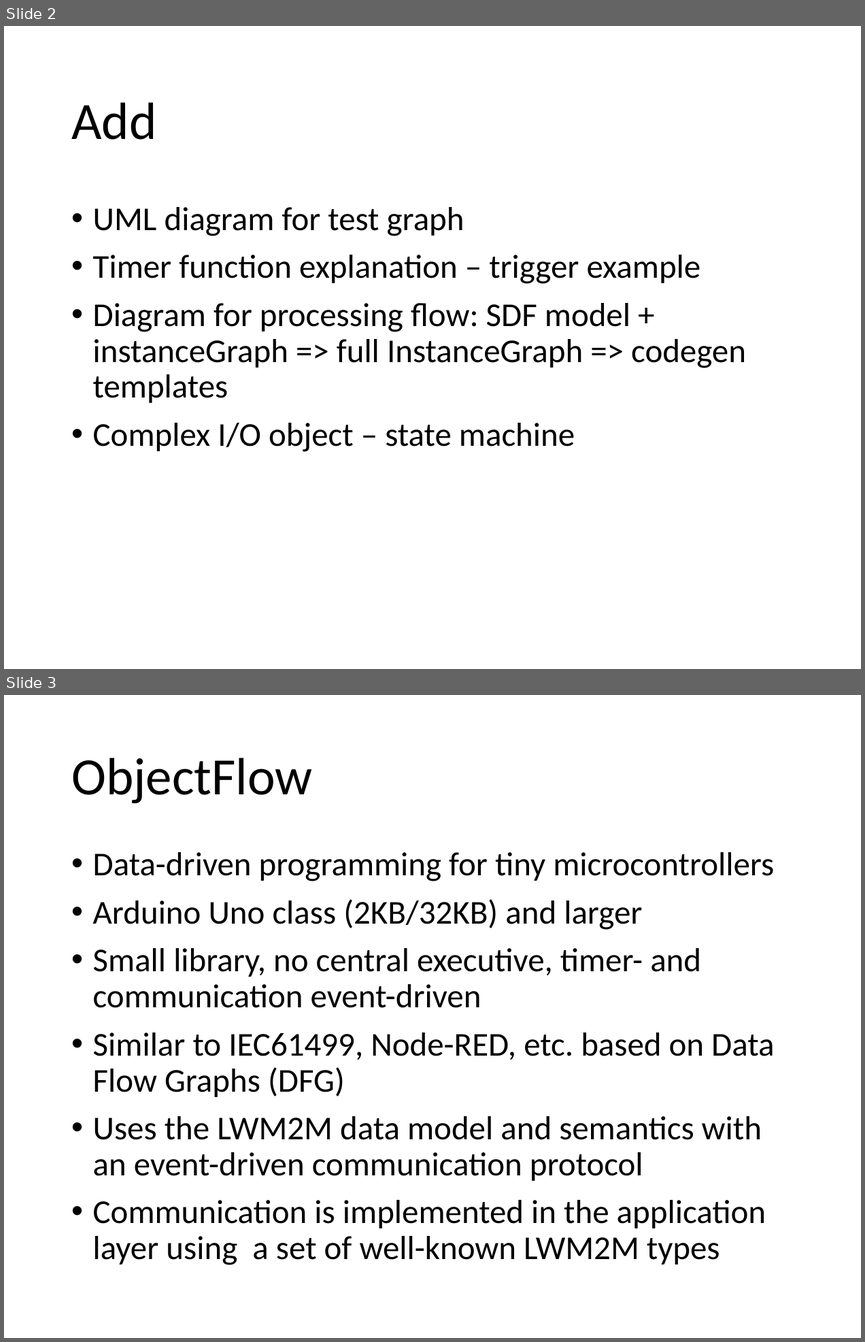
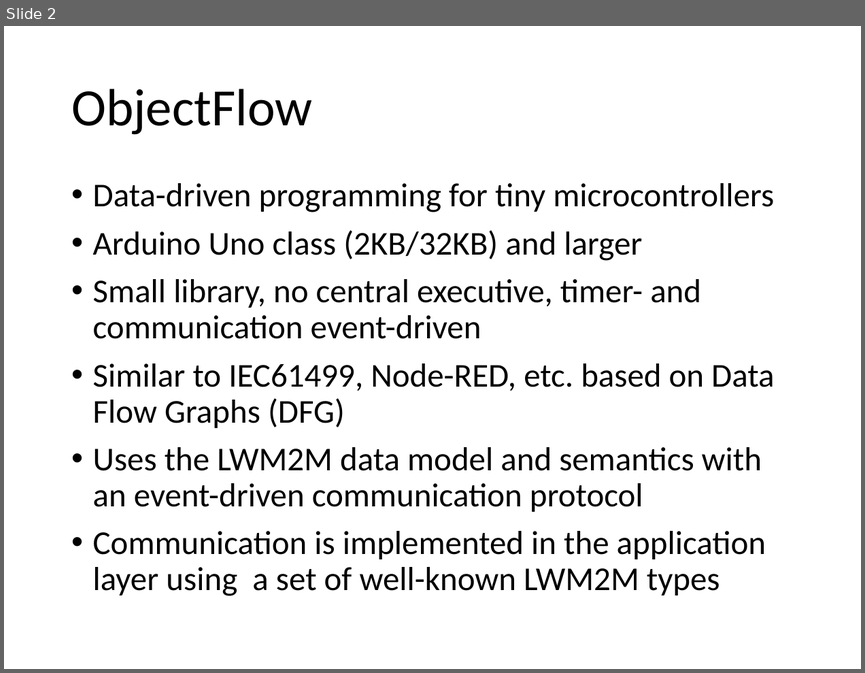
Before and after one commit to mjkoster/ObjectFlow, a slide deck: Documents/ObjectFlow.pptx. Shown one above the other, each under a label of ours: slides 2 and 3 before the commit, slide 2 after it. The pictures are 865x1342 and 865x673 pixels, drawn with LibreOffice and Linux fonts; fonts in the diff are those of the drawing. Boxes give left, top, right and bottom in pixels: in the first picture for what was removed or moved away, otherwise in the second. Text is boxed around its words. In the diff, an @@ line names an element or a change of style, - is before the commit and + after.

Commit message:
Experiments with UML graph rendering
Update slides

```diff
--- a/Documents/ObjectFlow.pptx
+++ b/Documents/ObjectFlow.pptx
@@ slide 2 removed at (x1=4, y1=26, x2=861, y2=669), background #FFFFFF @@
@@ title removed at (x1=71, y1=102, x2=156, y2=140) @@
-Add
@@ text removed at (x1=93, y1=207, x2=746, y2=452) @@
-• UML diagram for test graph
-• Timer function explanation – trigger example
-• Diagram for processing flow: SDF model + instanceGraph => full InstanceGraph => codegen templates
-• Complex I/O object – state machine
@@ what was slide 3 is now slide 2 @@
```
Also in this commit, not shown: 1 slide changed, 12 slides added, 5 other files.
